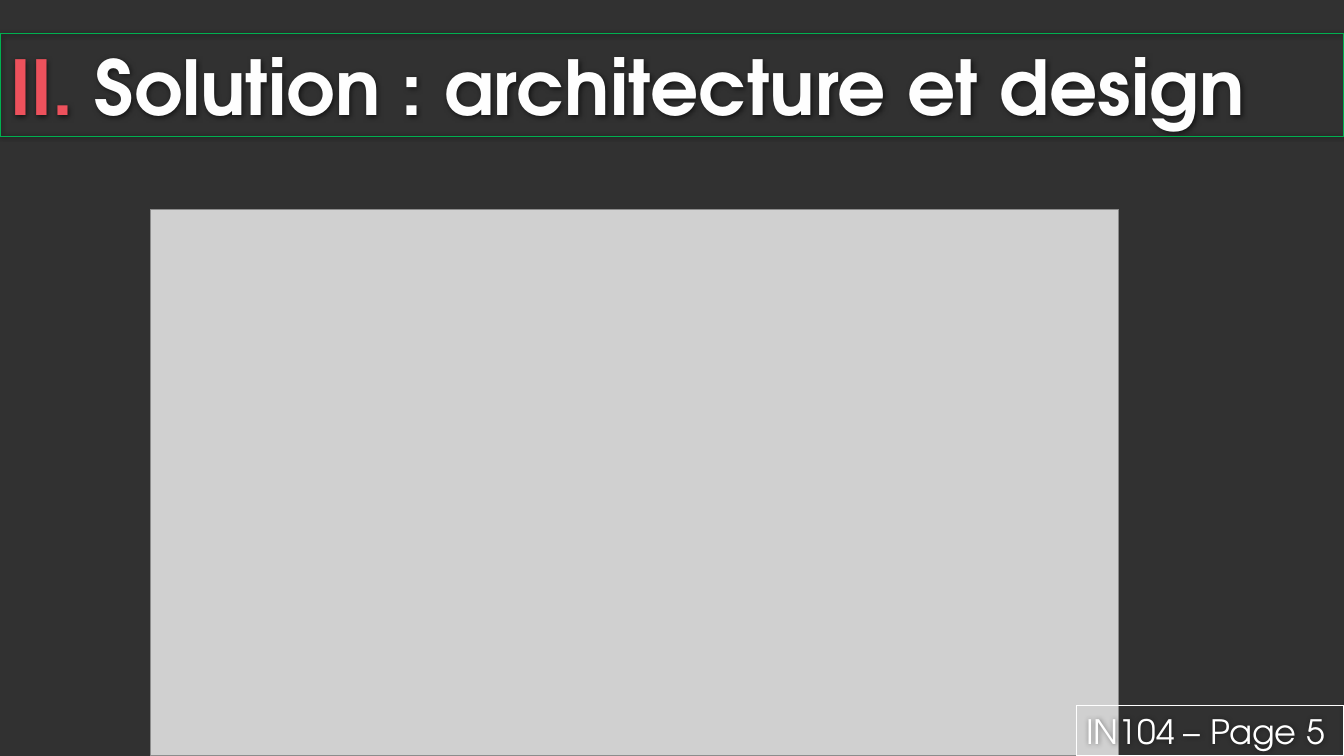
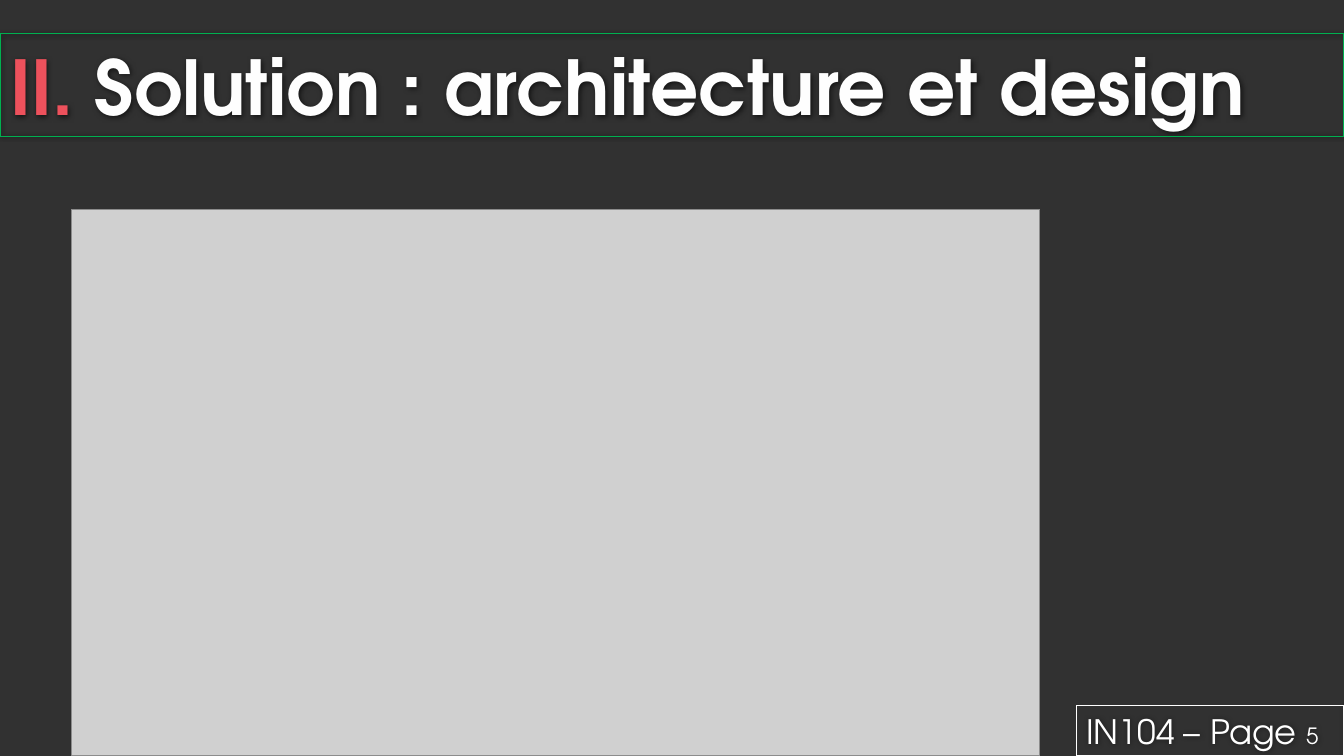
Before and after one commit to laurentlam/labyrinth_solving, a slide deck: slide 5 of Livrables/Présentation.pptx. Drawn at 1344x756 pixels with LibreOffice and Linux fonts; fonts in the diff are those of the drawing; grey boxes stand for pictures; background and template pictures are left out. Boxes give left, top, right and bottom in pixels: in the first picture for what was removed or moved away, otherwise in the second. Text is boxed around its words. In the diff, an @@ line names an element or a change of style, - is before the commit and + after.

```diff
--- a/Livrables/Présentation.pptx
+++ b/Livrables/Présentation.pptx
@@ picture: place and size @@
-picture at <box>151,209,1119,756</box>
+picture at <box>72,209,1040,756</box>
@@ rectangle "IN104 – Page 5" at <box>1077,706,1344,756</box>: size 24 to 16 pt in "5" @@
```
Also in this commit, not shown: 12 other slides changed, 1 slide added, 1 slide removed, 4 other files.
